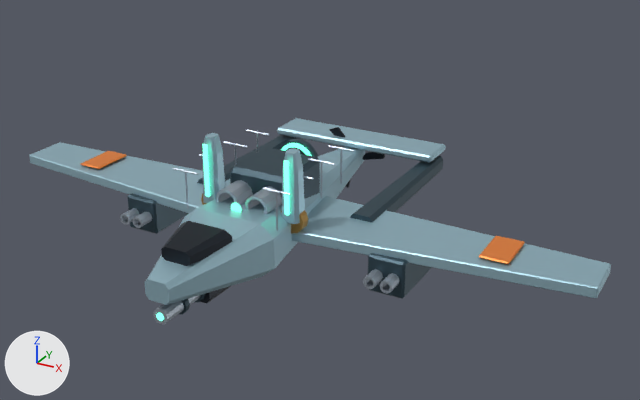
Before and after pictures for a commit that changed the Blender file out/mech_reference/m03/m03.blend.
Both versions are drawn from a 50 mm lens placed at (5.22, -8.28, 5.74), pointed at (0.56, 0.18, 1.51). The lights are fixed; the arrows at lower left show +X, +Y and +Z. The first picture is the older version.

The scene before the commit, as lines of its bpy script (objects in view):
```python
ob_emitter_l = bpy.data.objects.new('emitter_l', None)
ob_emitter_l.parent = ob_tilt
ob_emitter_l.location = (0.54, -0.4, 0.2)
ob_emitter_r = bpy.data.objects.new('emitter_r', None)
ob_emitter_r.parent = ob_tilt
ob_emitter_r.location = (-0.54, -0.4, 0.2)
ob_inverted_u_tail_bridge = bpy.data.objects.new('Inverted U tail bridge', me_inverted_u_tail_bridge)
ob_inverted_u_tail_bridge.parent = ob_tilt
ob_inverted_u_tail_bridge.location = (0.0, 2.35, 0.2)
ob_retractable_armor_shield_emitter_001 = bpy.data.objects.new('Retractable armor shield emitter.001', me_retractable_armor_shield_emitter_001)
ob_retractable_armor_shield_emitter_001.parent = ob_emitter_r
ob_retractable_armor_shield_emitter_001.location = (0.0, 0.0, 0.0)
ob_shield_emitter_luminous_rail = bpy.data.objects.new('Shield emitter luminous rail', me_shield_emitter_luminous_rail)
ob_shield_emitter_luminous_rail.parent = ob_emitter_l
ob_shield_emitter_luminous_rail.location = (0.0, -0.14, 0.43)
ob_shield_emitter_luminous_rail_001 = bpy.data.objects.new('Shield emitter luminous rail.001', me_shield_emitter_luminous_rail_001)
ob_shield_emitter_luminous_rail_001.parent = ob_emitter_r
ob_shield_emitter_luminous_rail_001.location = (0.0, -0.14, 0.43)
# also in view: 'Underwing rocket pod' at (-1.7, 0.1, 1.05); 'Faceted aerodynamic fuselage' at (0.0, 0.05, 1.3); 'Rescue orange wing band.001' at (2.8, 0.2, 1.39); 'Reference wing planform' at (-1.95, 0.08, 1.3); 'Payload launcher open cell' at (-0.2, -0.2, 1.65)
```
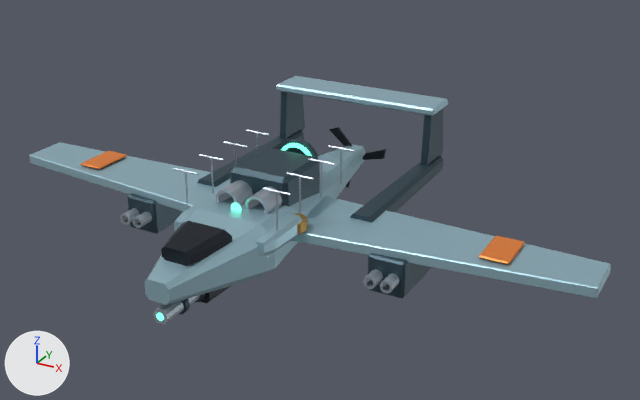
ob_emitter_l is not drawn itself; it is the parent of ob_retractable_armor_shield_emitter, ob_shield_emitter_luminous_rail, ob_shield_emitter_hinge.
ob_emitter_r is not drawn itself; it is the parent of ob_retractable_armor_shield_emitter_001, ob_shield_emitter_luminous_rail_001, ob_shield_emitter_hinge_001.

The change, as a list of edits to the scene's bpy script:
```text
Change me_shield_emitter_luminous_rail:
    used by ob_shield_emitter_luminous_rail; parent = ob_emitter_l; location = (0.0, -0.14, 0.43)
    remove me_shield_emitter_luminous_rail.from_pydata(...)  # 8 vertices, 6 faces; spans x -0.03..0.03, y -0.013..0.013, z -0.325..0.325
    add me_shield_emitter_luminous_rail.from_pydata(...)  # 8 vertices, 6 faces; spans x -0.03..0.03, y -0.013..0.013, z -0.27..0.27
    me_shield_emitter_luminous_rail part 1: the whole mesh is scaled about its middle by (1, 1, 0.831)
Change me_shield_emitter_luminous_rail_001:
    used by ob_shield_emitter_luminous_rail_001; parent = ob_emitter_r; location = (0.0, -0.14, 0.43)
    remove me_shield_emitter_luminous_rail_001.from_pydata(...)  # 8 vertices, 6 faces; spans x -0.03..0.03, y -0.013..0.013, z -0.325..0.325
    add me_shield_emitter_luminous_rail_001.from_pydata(...)  # 8 vertices, 6 faces; spans x -0.03..0.03, y -0.013..0.013, z -0.27..0.27
    me_shield_emitter_luminous_rail_001 part 2: the whole mesh is scaled about its middle by (1, 1, 0.831)
Add me_twin_boom_vertical_tail_support_001:
    me_twin_boom_vertical_tail_support_001.from_pydata([(-0.28, 0.05, 0.08), (-0.22, 0.05, 0.85), (0.22, 0.05, 0.85), (0.32, 0.05, 0.08), (-0.28, -0.05, 0.08), (-0.22, -0.05, 0.85), (0.22, -0.05, 0.85), (0.32, -0.05, 0.08)], [], [(3, 0, 1, 2), (4, 7, 6, 5), (0, 4, 5, 1), (1, 5, 6, 2), (2, 6, 7, 3), (3, 7, 4, 0)])
    me_twin_boom_vertical_tail_support_001.materials.append(mat_shade)  # dark blue #384e59
Change ob_emitter_l:
    ob_emitter_l.location: (0.54, -0.4, 0.2) -> (0.54, -0.4, 0.14)
    ob_emitter_l.rotation_euler: (0.0, 0.0, 0.0) -> (1.571, 0.0, 0.0)  # degrees (0, 0, 0) -> degrees (90, 0, 0)
Change ob_emitter_r:
    ob_emitter_r.location: (-0.54, -0.4, 0.2) -> (-0.54, -0.4, 0.14)
    ob_emitter_r.rotation_euler: (0.0, 0.0, 0.0) -> (1.571, 0.0, 0.0)  # degrees (0, 0, 0) -> degrees (90, 0, 0)
Change ob_inverted_u_tail_bridge:
    ob_inverted_u_tail_bridge.location: (0.0, 2.35, 0.2) -> (0.0, 2.35, 0.85)
Change ob_shield_emitter_luminous_rail:
    ob_shield_emitter_luminous_rail.location: (0.0, -0.14, 0.43) -> (0.0, -0.14, 0.346)
Change ob_shield_emitter_luminous_rail_001:
    ob_shield_emitter_luminous_rail_001.location: (0.0, -0.14, 0.43) -> (0.0, -0.14, 0.346)
Add ob_twin_boom_vertical_tail_support_001:
    ob_twin_boom_vertical_tail_support_001 = bpy.data.objects.new('Twin boom vertical tail support.001', me_twin_boom_vertical_tail_support_001)
    ob_twin_boom_vertical_tail_support_001.parent = ob_tilt
    ob_twin_boom_vertical_tail_support_001.location = (1.1, 2.35, 0.0)
    ob_twin_boom_vertical_tail_support_001.rotation_euler = (0.0, 0.0, 1.571)  # degrees (0, 0, 90)
    _m = ob_twin_boom_vertical_tail_support_001.modifiers.new('Armor edge chamfer', 'BEVEL')
    _m.width = 0.015
    _m.width_pct = 0.015
Add ob_twin_boom_vertical_tail_support:
    ob_twin_boom_vertical_tail_support = bpy.data.objects.new('Twin boom vertical tail support', me_twin_boom_vertical_tail_support_001.copy())
    ob_twin_boom_vertical_tail_support.parent = ob_tilt
    ob_twin_boom_vertical_tail_support.location = (-1.1, 2.35, 0.0)
    ob_twin_boom_vertical_tail_support.rotation_euler = (0.0, 0.0, 1.571)  # degrees (0, 0, 90)
    _m = ob_twin_boom_vertical_tail_support.modifiers.new('Armor edge chamfer', 'BEVEL')
    _m.width = 0.015
    _m.width_pct = 0.015
```

Where the change shows, as pixel boxes (x1, y1, x2, y2) in the pictures (640 x 400 px):
'Inverted U tail bridge', moved
    before: (277, 118, 446, 163)
    after: (276, 76, 448, 116)
'Retractable armor shield emitter', moved, turned
    before: (282, 148, 305, 224)
    after: (256, 213, 302, 256)
'Retractable armor shield emitter.001', moved, turned
    before: (202, 133, 226, 203)
    after: (174, 194, 216, 231)
'Twin boom vertical tail support', added (dark blue)
    after: (280, 92, 305, 138)
'Twin boom vertical tail support.001', added (dark blue)
    after: (421, 109, 443, 165)
'Shield emitter luminous rail', mesh rescaled, moved, turned (not visible afterwards)
    before: (284, 160, 290, 215)
'Shield emitter luminous rail.001', mesh rescaled, moved, turned (not visible afterwards)
    before: (202, 144, 210, 197)
'Shield emitter hinge', moved, turned
    before: (281, 210, 308, 233)
    after: (295, 213, 308, 234)
'Shield emitter hinge.001', moved, turned (not visible afterwards)
    before: (201, 193, 207, 205)
